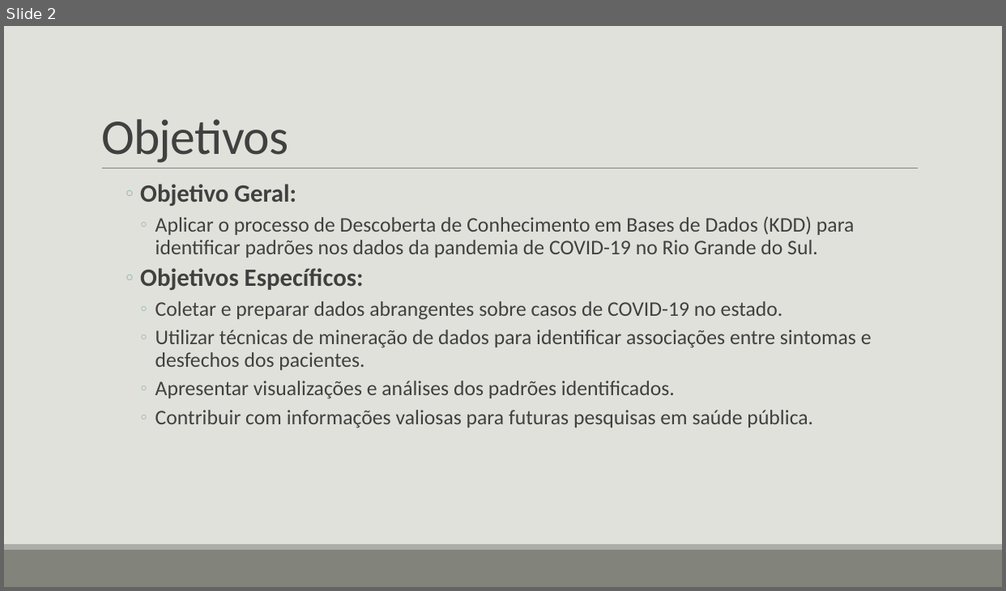
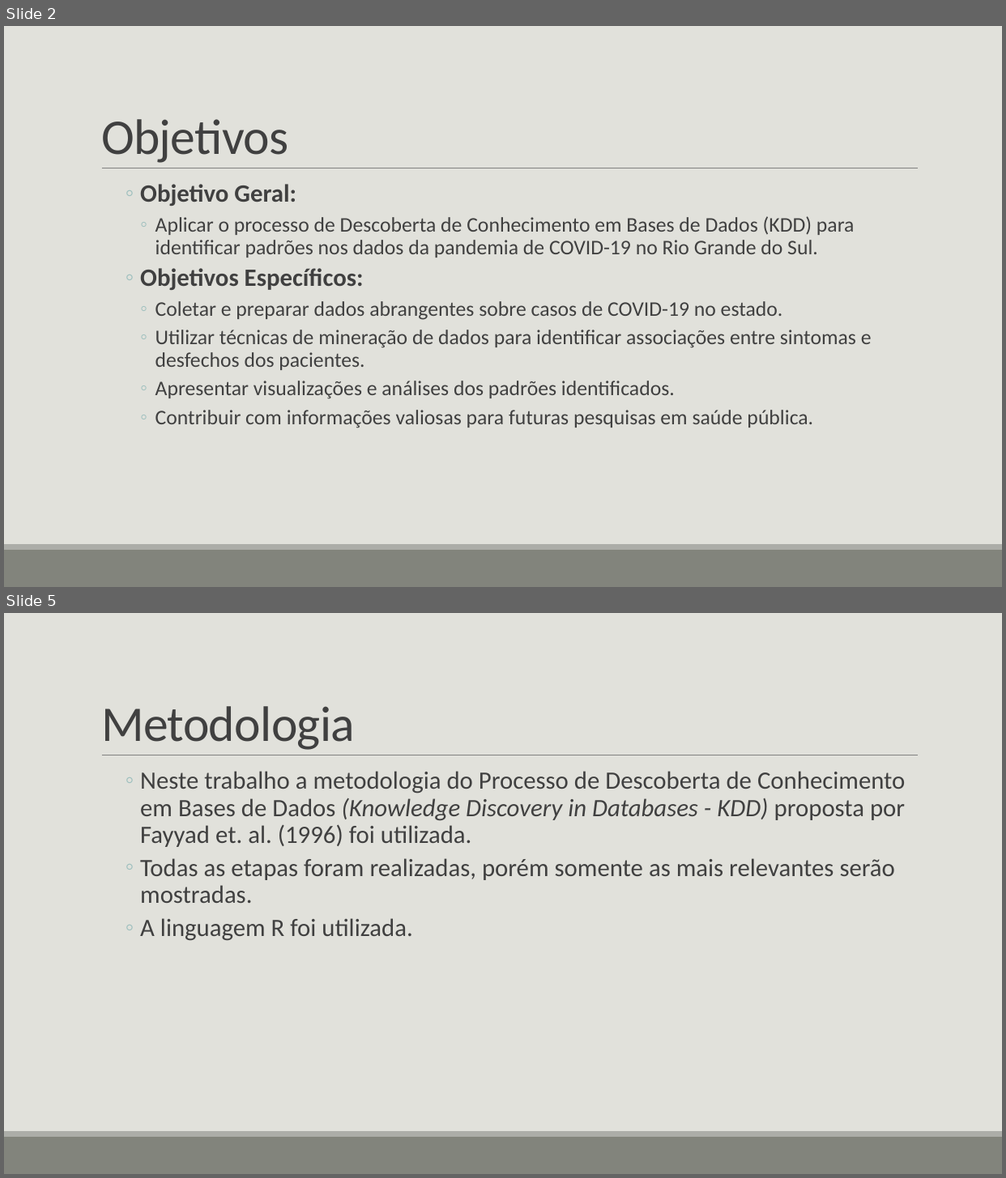
Before and after one commit to gvheisler/KDD-COVID-19, a slide deck: presentation/presentation.pptx. Shown one above the other, each under a label of ours: slide 2 before the commit, slides 2 and 5 after it; the slides between them are not shown. The pictures are 1006x591 and 1006x1178 pixels, drawn with LibreOffice and Linux fonts; fonts in the diff are those of the drawing. Boxes give left, top, right and bottom in pixels: in the first picture for what was removed or moved away, otherwise in the second. Text is boxed around its words. In the diff, an @@ line names an element or a change of style, - is before the commit and + after.

```diff
--- a/presentation/presentation.pptx
+++ b/presentation/presentation.pptx
@@ slide 5 added at bbox=[4, 613, 1002, 1174], background #E1E1DB; not listed: 3 template elements that a slide beside it also shows @@
@@ title added at bbox=[101, 706, 355, 750], 48 pt, text #404040 @@
+Metodologia
@@ text added at bbox=[140, 771, 905, 941], 24 pt, text #404040 @@
+    ◦ Neste trabalho a metodologia do Processo de Descoberta de Conhecimento em Bases de Dados (Knowledge Discovery in Databases - KDD) proposta por Fayyad et. al. (1996) foi utilizada.
+    ◦ Todas as etapas foram realizadas, porém somente as mais relevantes serão mostradas.
+    ◦ A linguagem R foi utilizada.
```
Also in this commit, not shown: 2 slides changed, 7 other slides added, 1 slide removed, 1 other file.
